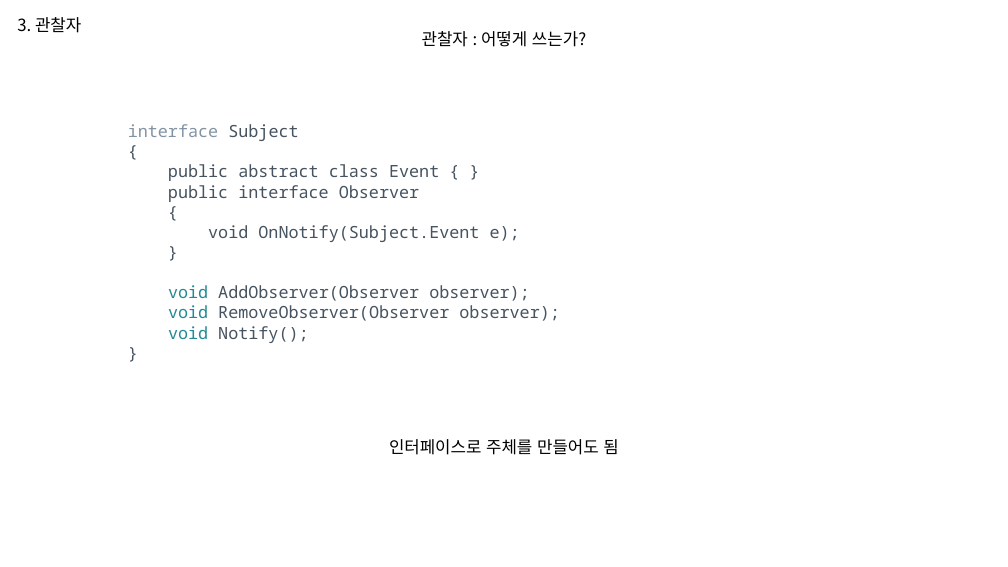
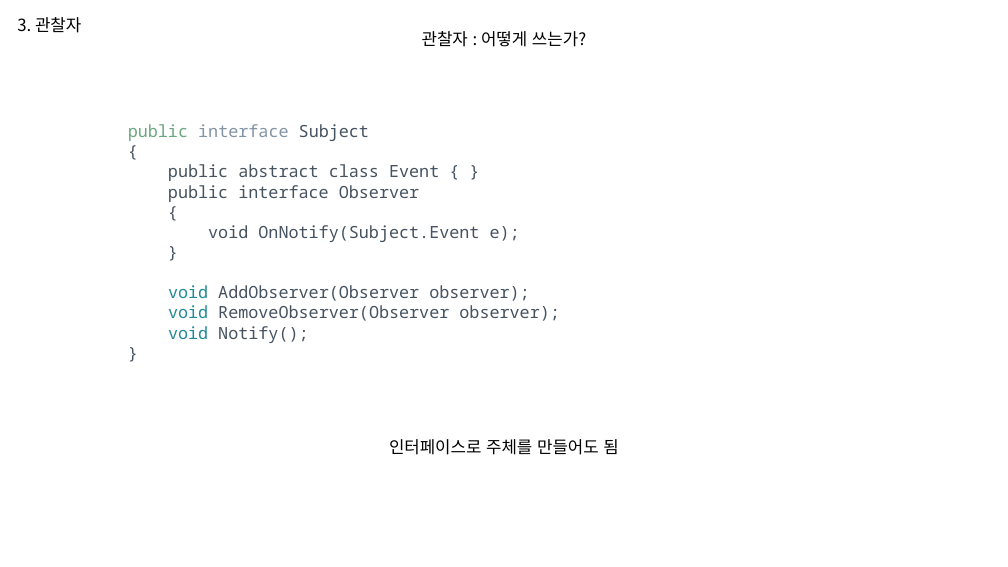
Before and after one commit to WooLyung/2023-Unity-CSharp, a slide deck: slide 31 of 6. 디자인 패턴 2.pptx (slide 32 before the commit). Drawn at 1008x567 pixels with LibreOffice and Linux fonts; fonts in the diff are those of the drawing. Boxes give left, top, right and bottom in pixels: in the first picture for what was removed or moved away, otherwise in the second. Text is boxed around its words. In the diff, an @@ line names an element or a change of style, - is before the commit and + after.

```diff
--- a/6. 디자인 패턴 2.pptx
+++ b/6. 디자인 패턴 2.pptx
@@ text at [128,124,369,141]: text changed @@
-interface Subject
+public interface Subject
```
Also in this commit, not shown: 4 other slides changed, 1 slide removed.
